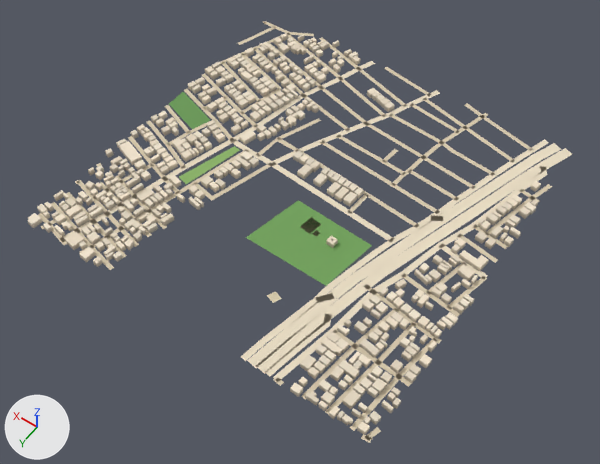
Before and after pictures for a commit that changed the glTF model public/assets/bengaluru-region-v1/tiles/t-13_8-l1.glb.
The view is the same before and after, from a 50 mm camera at (-6649.0, 4833.0, 809.0) aimed at (-6266.0, 4297.0, -33.0). The axes (+X, +Y, +Z) are drawn at lower left. The lights are the same throughout. The first picture is the older version.

In view in the first picture: 'building', 'ground'.
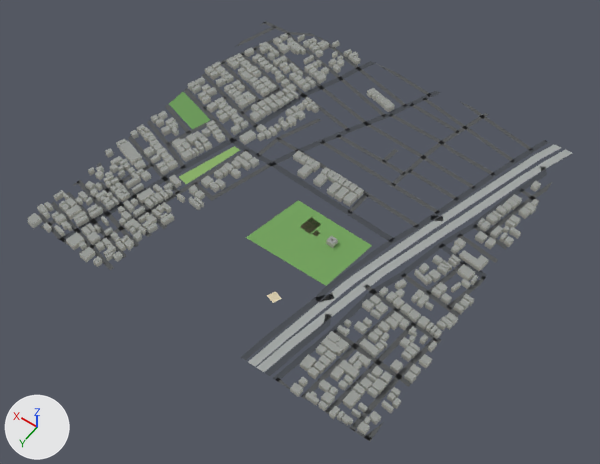
Location of each change, [x1, y1, x2, y2] in pixels of the pictures (600 x 464 px; the box of a moved part takes in the faces that stretch with it):
'ground', reshaped
    before: [38, 21, 572, 443]
    after: [38, 21, 572, 441]
part 1 of me_building, recoloured
    both: [27, 33, 541, 435]
part 2 of me_ground, rebuilt
    before: [324, 148, 572, 318]
    after: [325, 150, 572, 317]
part 3 of me_ground, rebuilt
    before: [329, 143, 561, 299]
    after: [331, 145, 561, 298]
part 4 of me_ground, rebuilt
    before: [256, 317, 325, 374]
    after: [248, 311, 315, 367]
part 5 of me_ground, rebuilt (10% narrower)
    before: [308, 293, 338, 317]
    after: [309, 293, 336, 316]
part 6 of me_ground, rebuilt (12% narrower, 14% shorter)
    before: [317, 311, 332, 324]
    after: [318, 312, 331, 323]
part 7 of me_ground, moved or reshaped
    before: [38, 21, 552, 443]
    after: [38, 23, 552, 441]
part 8 of me_ground, moved or reshaped
    before: [266, 137, 300, 151]
    after: [266, 137, 298, 152]
part 9 of me_ground, recoloured
    before: [40, 21, 549, 443]
    after: [49, 21, 549, 441]

What changed in the scene script:
```text
Change me_building:
    used by ob_building; location = (-6500.0, 4000.0, 0.0)
    remove me_building.from_pydata(...)  # 3846 vertices, 4831 faces; spans x -5.0..506.0, y -4.0..506.0, z 0.0..8.0
    add me_building.from_pydata(...)  # 3846 vertices, 5816 faces; spans x -5.0..506.0, y -4.0..506.0, z 0.0..8.0
    me_building part 1: 4831 kept faces spanning x -5.0..506.0, y -4.0..506.0, z 0.0..8.0 get new vertex colours
Change me_ground:
    used by ob_ground; location = (-6500.0, 4000.0, 0.0)
    verts and faces of me_ground; kept vertices keep their numbers, new ones are numbered from 958
    before: 356 (333.0, 211.0, 1.0) at pixel (277, 141), 357 (337.0, 204.0, 1.0) at pixel (278, 136)
    remove me_ground.from_pydata(...)  # 958 vertices, 793 faces; spans x -3.0..503.0, y -3.0..503.0, z 1.0
    add me_ground.from_pydata(...)  # 983 vertices, 814 faces; spans x 0.0..500.0, y 0.0..500.0, z 1.0
    me_ground part 2: the loose piece of 34 vertices spanning x -1.0..129.0, y -2.0..399.0, z 1.0 is rebuilt with 34 vertices and now spans x 0.0..127.0, y 0.0..399.0, z 1.0
    me_ground part 3: the loose piece of 26 vertices spanning x 15.0..138.0, y -3.0..375.0, z 1.0 is rebuilt with 28 vertices and now spans x 16.0..137.0, y 0.0..374.0, z 1.0
    me_ground part 4: the loose piece of 10 vertices spanning x 118.0..149.0, y 408.0..501.0, z 1.0 is rebuilt with 10 vertices and now spans x 133.0..159.0, y 407.0..500.0, z 1.0
    me_ground part 5: the loose piece of 6 vertices spanning x 125.0..145.0, y 372.0..409.0, z 1.0 is rebuilt with 6 vertices and now spans x 127.0..143.0, y 373.0..408.0, z 1.0
    me_ground part 6: the loose piece of 4 vertices spanning x 115.0..131.0, y 396.0..411.0, z 1.0 is rebuilt with 4 vertices and now spans x 117.0..130.0, y 397.0..411.0, z 1.0
    me_ground part 7
    72 vertices are removed from x -3.0..503.0, y -3.0..503.0, z 1.0
    82 faces are deleted
    6 vertices in x 15.0..81.0, y -1.0..446.0, z 1.0 move by (0.0, 1.0, 0.0)
    4 vertices in x 125.0..379.0, y 1.0..12.0, z 1.0 move by (6.0, -1.0, 0.0)
    43 vertices move from x -1.0..503.0, y -3.0..503.0, z 1.0 to x 0.0..500.0, y 0.0..500.0, z 1.0
    85 vertices are added at x 0.0..500.0, y 0.0..500.0, z 1.0
    5 new vertices lie (7.0, 0.0, 0.0) away from vertices in x 117.0..166.0, y 0.0..500.0, z 1.0
    5 new vertices lie (0.0, 6.0, 0.0) away from vertices in x 500.0, y 162.0..482.0, z 1.0
    101 new faces join them
    me_ground part 8
    add verts[357] = (338.0, 204.0, 1.0)  # moved, pixel (277, 136)
    add verts[356] = (332.0, 211.0, 1.0)  # moved, pixel (277, 141)
    me_ground part 9: 564 kept faces spanning x 0.0..500.0, y 0.0..500.0, z 1.0 get new vertex colours; the middle colour goes from beige #d7c9ae to dark grey #535556
```
